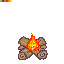
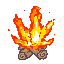
Layered file, before and after one edit (64×64). Changes by layer:
hid "Palette" over [0, 0, 55, 51]
showed "LargeFire" over [0, 0, 55, 51]
hid "SmallFire" over [0, 0, 55, 51]
painted on "Logs" over [0, 0, 55, 51]
